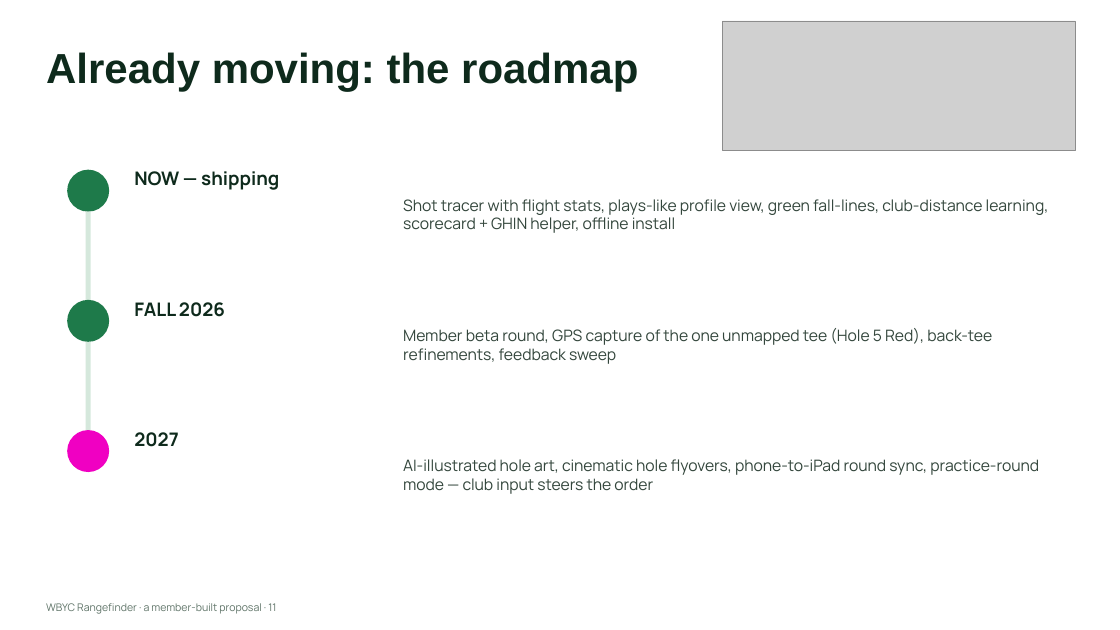
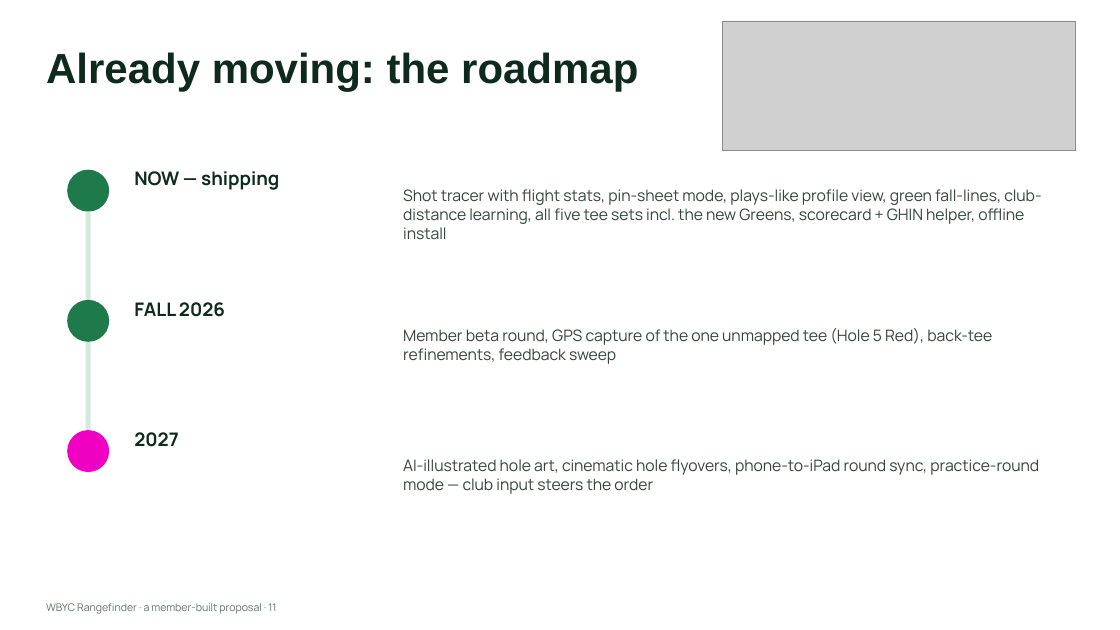
Before and after one commit to kitartig/WBYC-Rangefinder, a slide deck: slide 11 of WBYC-Rangefinder-Pitch.pptx. Drawn at 1120x630 pixels with LibreOffice and Linux fonts; fonts in the diff are those of the drawing; grey boxes stand for pictures. Boxes give left, top, right and bottom in pixels: in the first picture for what was removed or moved away, otherwise in the second. Text is boxed around its words. In the diff, an @@ line names an element or a change of style, - is before the commit and + after.

```diff
--- a/WBYC-Rangefinder-Pitch.pptx
+++ b/WBYC-Rangefinder-Pitch.pptx
@@ text at [403, 189, 1041, 239]: text changed @@
-Shot tracer with flight stats, plays-like profile view, green fall-lines, club-distance learning, scorecard + GHIN helper, offline install
+Shot tracer with flight stats, pin-sheet mode, plays-like profile view, green fall-lines, club-distance learning, all five tee sets incl. the new Greens, scorecard + GHIN helper, offline install
```
Also in this commit, not shown: 2 other slides changed, 2 other files.
